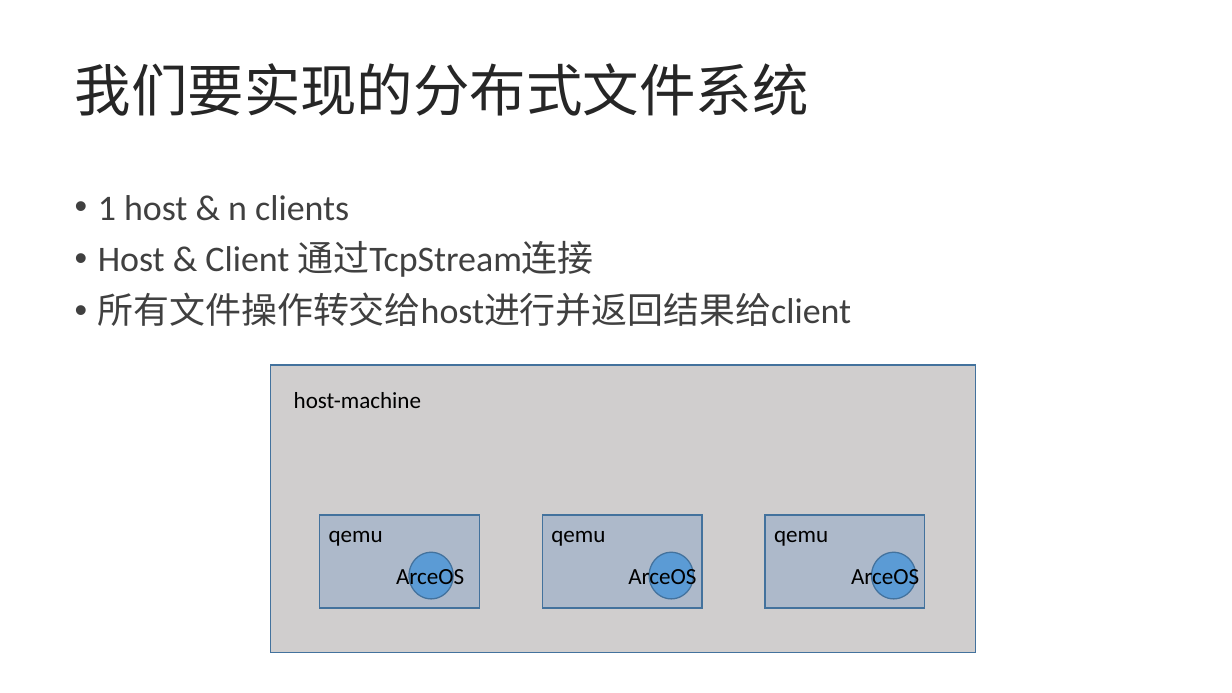
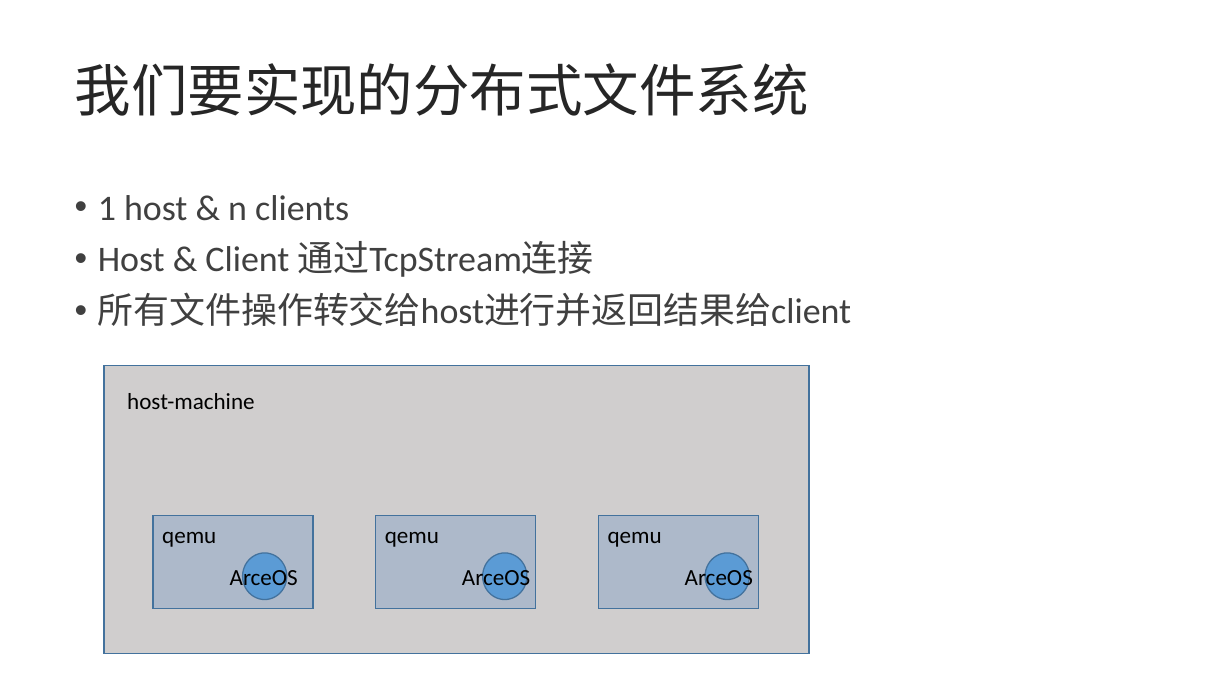
Before and after one commit to Sssssaltyfish/arceos, a slide deck: slide 5 of report/基于ArceOS的分布式文件系统设计.pptx. Drawn at 1232x693 pixels with LibreOffice and Linux fonts; fonts in the diff are those of the drawing; background and template pictures are left out. Boxes give left, top, right and bottom in pixels: in the first picture for what was removed or moved away, otherwise in the second. Text is boxed around its words. In the diff, an @@ line names an element or a change of style, - is before the commit and + after.

```diff
--- a/report/基于ArceOS的分布式文件系统设计.pptx
+++ b/report/基于ArceOS的分布式文件系统设计.pptx
@@ 7 texts, 4 rectangles, 2 ellipses: place and size @@
-7 texts, 4 rectangles, 2 ellipses at [271,365,976,653]
+7 texts, 4 rectangles, 2 ellipses at [104,366,809,654]
@@ ellipse: place and size @@
-ellipse at [650,553,694,599]
+ellipse at [482,553,527,599]
```
Also in this commit, not shown: 1 other slide changed.
